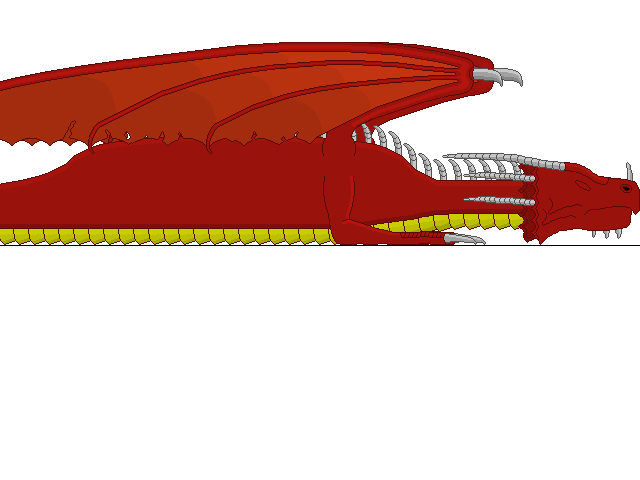
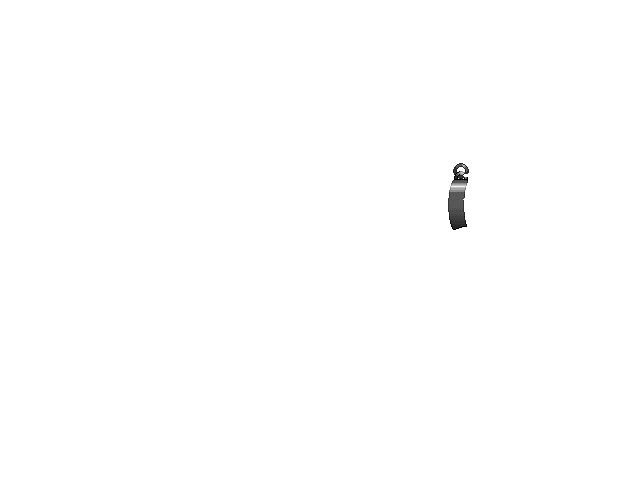
Layers edited between the first and the second 640 × 480 image:
added layer "New Layer#3" above "New Layer#1" over bbox(0, 42, 640, 246)
hid "New Layer#1" over bbox(0, 42, 503, 156)
